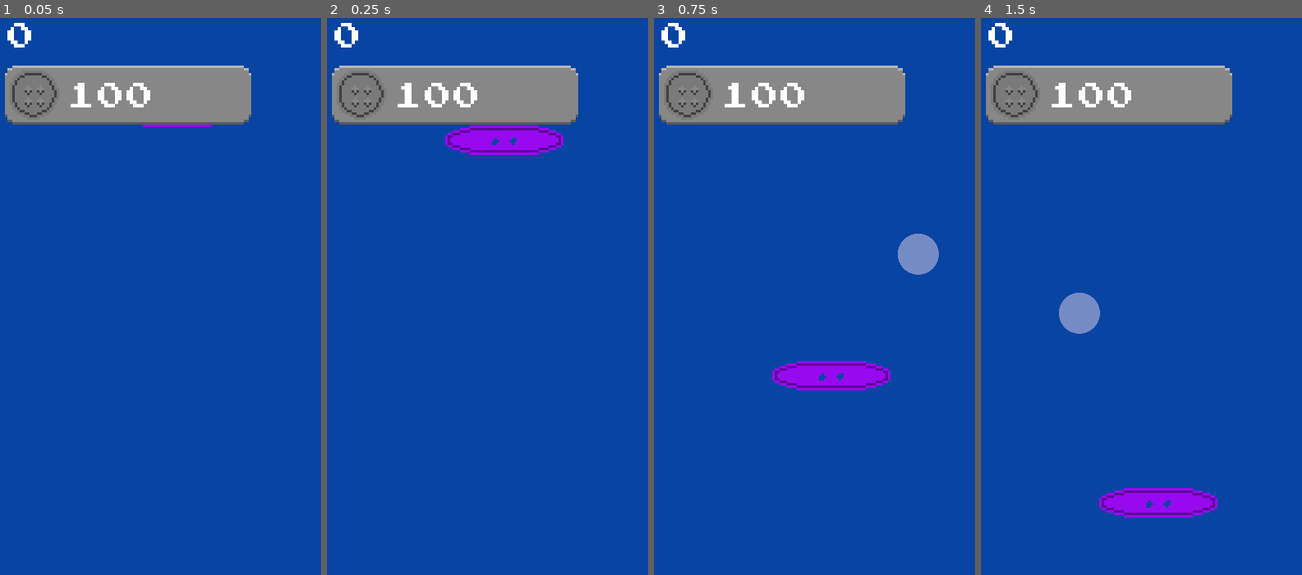
Above: before the commit, frames 1-4 (left to right).
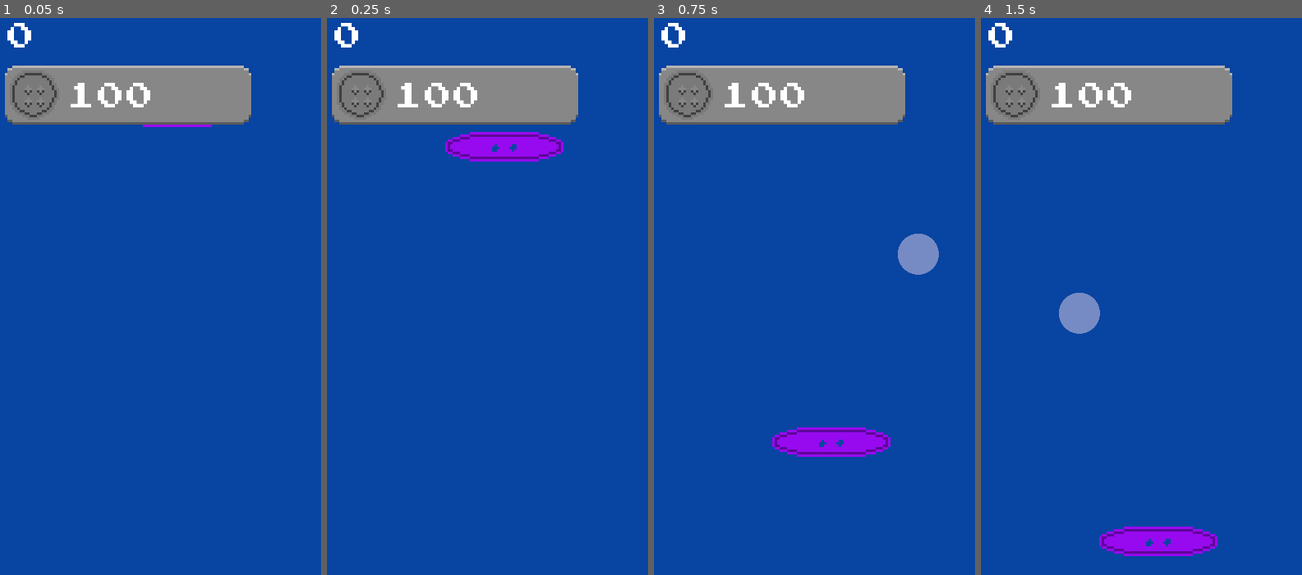
Above: after the commit, the same moments.

Repository: Ajver/Knobies
Game: Godot game, scene res://Game/Game.tscn
The game is run twice, just before and just after one commit, with the same random seed, the same clock (stepped at 60 frames per second) and the same inputs.
Inputs (mouse positions are in pixels of both pictures, inside the frame that each line leads up to):
- Up to frame 1 (0.05 s): no input
- Up to frame 2 (0.25 s): no input
- Up to frame 3 (0.75 s): move the mouse to (917, 251) at 0.52 s; click (917, 251) at 0.67 s
- Up to frame 4 (1.5 s): move the mouse to (1080, 313) at 1.27 s; click (1080, 313) at 1.42 s

Frame 1 is identical in both runs. In frame 2, 1.2% of the frame differs, in the area x 36-74%, y 19-26%; in frame 3, 3.3%, in the area x 36-74%, y 61-79%; in frame 4, 3.3%.

Commit message:
Change hitter radius on knob buy

Diff:
--- a/Knobs/Hitter.gd
+++ b/Knobs/Hitter.gd
@@ -7,8 +7,7 @@
 onready var scale_tween = $ScaleTween
 onready var alpha_tween = $AlphaTween
 
-var radius : float = 50
-var radius_sqr : float = radius * radius
+var radius_sqr : float = GameData.hitter_radius * GameData.hitter_radius
 var strength : float = 1000
 
 func hit(hit_position:Vector2, knobs_array:Array) -> void:
@@ -36,9 +35,9 @@
 	GameData.add_score(knobs_in_range.size() * knobs_in_range.size() * 10)
 
 func run_animations() -> void:
-	var animation_duration = 0.2;
+	var animation_duration = 10 / GameData.hitter_radius;
 	var texture_width : float = hit_area_sprite.texture.get_width()
-	var target_sprite_scale : float = radius / texture_width
+	var target_sprite_scale : float = GameData.hitter_radius / texture_width
 
 	alpha_tween.interpolate_property(self, "modulate", start_color, end_color, animation_duration, Tween.TRANS_LINEAR, Tween.EASE_OUT)
 	alpha_tween.start()
--- a/Scripts/GameData.gd
+++ b/Scripts/GameData.gd
@@ -6,6 +6,7 @@
 
 var score : int = 0
 var knob_price : int = 100
+var hitter_radius : float = 50.0
 
 static func add_score(additional_score:int) -> void:
 	GameData.score += additional_score
@@ -17,4 +18,5 @@
 static func on_knob_buy() -> void:
 	GameData.add_score(-GameData.knob_price)
 	GameData.knob_price *= 2
+	GameData.hitter_radius *= 1.075
 	GameData.emit_signal("knob_price_changed")
--- a/project.godot
+++ b/project.godot
@@ -54,7 +54,7 @@
 
 [physics]
 
-2d/default_gravity=400
+2d/default_gravity=500
 
 [rendering]
 
